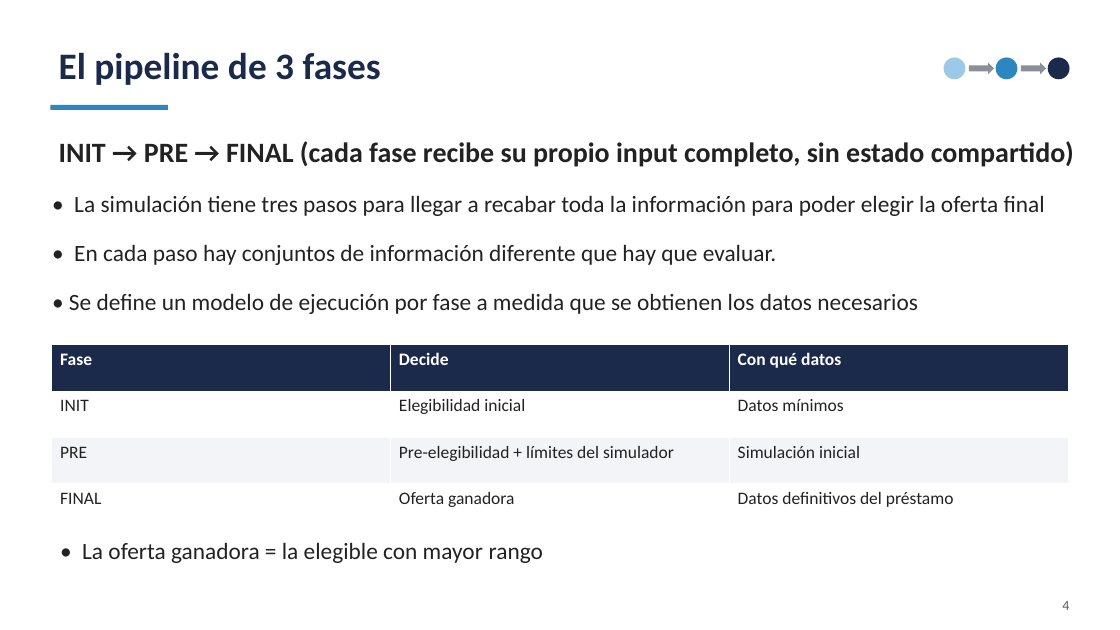
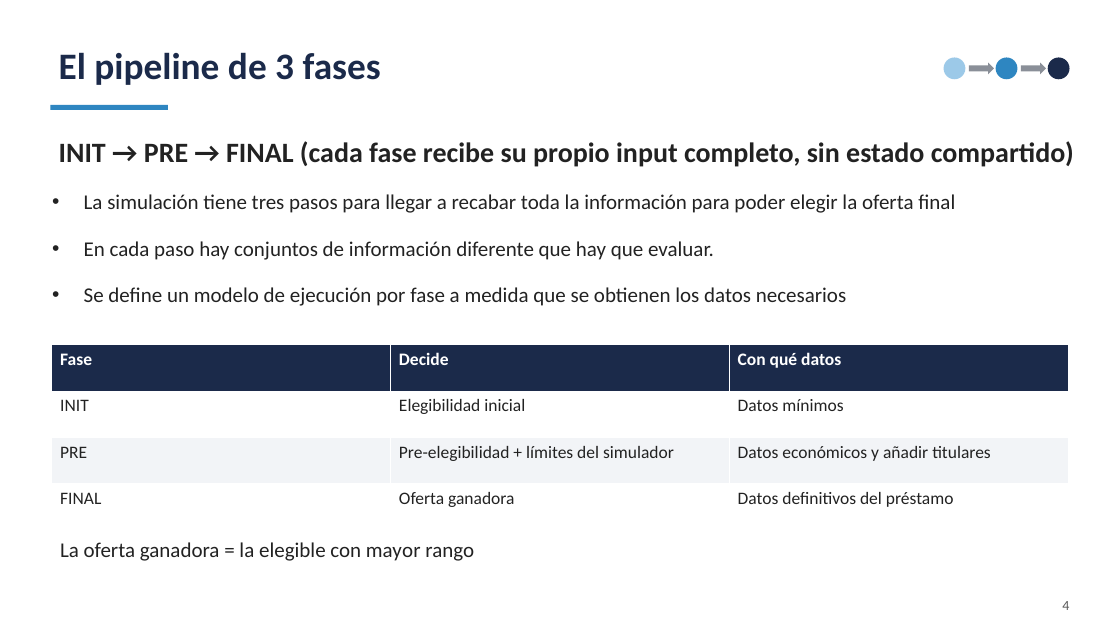
Before and after one commit to jbroceno/rule_engine, a slide deck: slide 4 of docs/PRESENTACION-SLIDES.pptx. Drawn at 1120x630 pixels with LibreOffice and Linux fonts; fonts in the diff are those of the drawing. Boxes give left, top, right and bottom in pixels: in the first picture for what was removed or moved away, otherwise in the second. Text is boxed around its words. In the diff, an @@ line names an element or a change of style, - is before the commit and + after.

```diff
--- a/docs/PRESENTACION-SLIDES.pptx
+++ b/docs/PRESENTACION-SLIDES.pptx
@@ text at bbox=[84, 194, 955, 306]: text changed; size 20 to 18 pt @@
-• La simulación tiene tres pasos para llegar a recabar toda la información para poder elegir la oferta final
-• En cada paso hay conjuntos de información diferente que hay que evaluar.
-• Se define un modelo de ejecución por fase a medida que se obtienen los datos necesarios
+• La simulación tiene tres pasos para llegar a recabar toda la información para poder elegir la oferta final
+• En cada paso hay conjuntos de información diferente que hay que evaluar.
+• Se define un modelo de ejecución por fase a medida que se obtienen los datos necesarios
@@ table at bbox=[52, 345, 1068, 530] @@
-row 3, column 3: Simulación inicial
+row 3, column 3: Datos económicos y añadir titulares
@@ text at bbox=[60, 542, 474, 561]: text changed; size 20 to 18 pt @@
-• La oferta ganadora = la elegible con mayor rango
+La oferta ganadora = la elegible con mayor rango
```
Also in this commit, not shown: 8 other slides changed, 3 other files.
